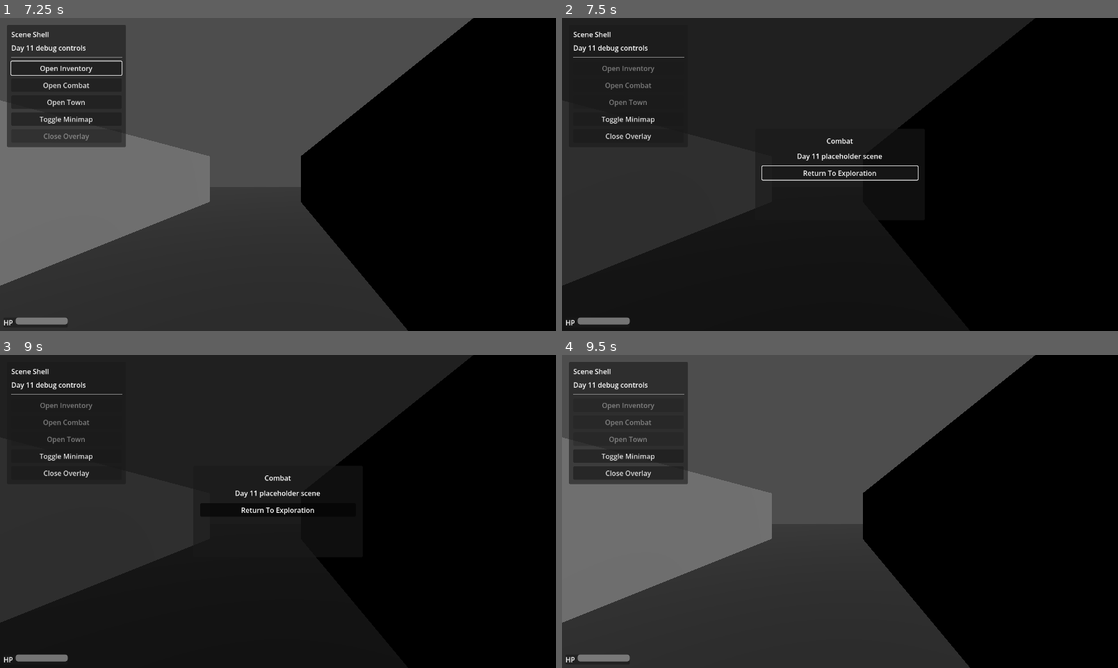
Above: before the commit, frames 1-4 (two rows, left to right).
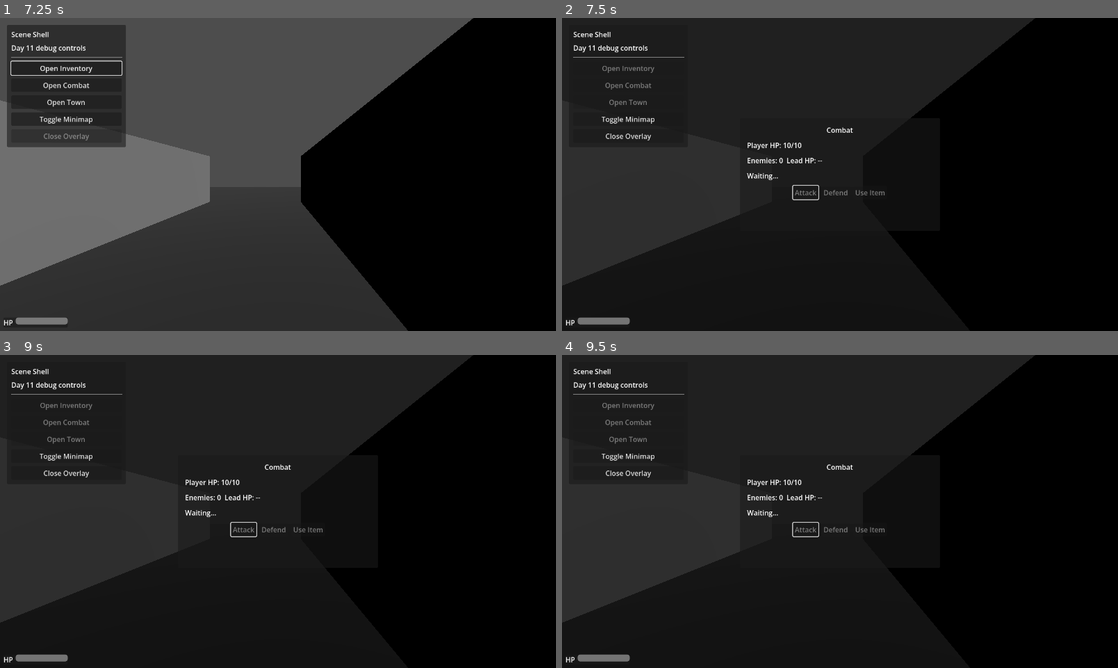
Above: after the commit, the same moments.

Repository: adamico/blobber-godot
Game: Godot game, scene res://scenes/title/title_screen.tscn
Two runs of this game, one before a commit and one after it. Both use one fixed random seed, a clock stepped at 60 frames per second and the inputs below.
Inputs (mouse positions are in pixels of both pictures, inside the frame that each line leads up to):
- Up to frame 1 (7.25 s): click "Start Game" at 0.5 s; click "Open Inventory" at 1.25 s; click "Return To Exploration" at 2 s; click "Toggle Minimap" at 2.75 s; tap Enter (ui_accept) at 3.5, 3.77, 4.25, 5, 5.75, 6.5, 6.77 s; move the mouse to (400, 158) at 3.52 s; hold D (move_right) 3.53-4.25 s; hold J (combat_attack) 3.53-4.25 s; click (400, 158) at 3.67 s; drag from (166, 190) to (250, 237) at 4.27 s; move the mouse to (333, 105) at 5.02 s; hold D (move_right) 5.03-5.75 s; hold L (combat_use_item) 5.03-5.75 s; drag from (250, 237) to (111, 127) at 5.77 s; move the mouse to (444, 221) at 6.52 s; hold A (move_left) from 6.53 s (still down); hold T (open_town) from 6.53 s (still down); tap Escape (close_overlay) at 7.15 s
- Up to frame 2 (7.5 s): release A (move_left) at 7.25 s; release T (open_town) at 7.25 s; click "Open Combat" at 7.25 s
- Up to frame 3 (9 s): drag from (111, 464) to (194, 433) at 8.02 s; move the mouse to (305, 511) at 8.77 s; hold S (move_back) from 8.78 s (still down); tap Alt at 8.85 s; click (305, 511) at 8.92 s
- Up to frame 4 (9.5 s): keep holding S (move_back)

Frame 1 is identical in both runs. In frame 2, 1.0% of the frame differs, in the area x 33-65%, y 34-59%; in frame 3, 0.8%; in frame 4, 57%, in the area x 0-86%, y 0-100%.

Commit message:
feat(combat): implement combat overlay with player and enemy stats, and action buttons

Diff:
--- /dev/null
+++ b/scenes/combat/combat_overlay.gd
@@ -0,0 +1,84 @@
+extends Control
+
+@onready var _player_hp_label: Label = $Center/Panel/Margin/VBox/PlayerHP
+@onready var _enemy_hp_label: Label = $Center/Panel/Margin/VBox/EnemyHP
+@onready var _status_label: Label = $Center/Panel/Margin/VBox/Status
+@onready var _btn_attack: Button = $Center/Panel/Margin/VBox/Actions/Attack
+@onready var _btn_defend: Button = $Center/Panel/Margin/VBox/Actions/Defend
+@onready var _btn_use_item: Button = $Center/Panel/Margin/VBox/Actions/UseItem
+
+var _world: Node
+
+
+func _ready() -> void:
+	_world = get_tree().current_scene
+	if _btn_attack != null and not _btn_attack.pressed.is_connected(_on_attack_pressed):
+		_btn_attack.pressed.connect(_on_attack_pressed)
+	if _btn_defend != null and not _btn_defend.pressed.is_connected(_on_defend_pressed):
+		_btn_defend.pressed.connect(_on_defend_pressed)
+	if _btn_use_item != null and not _btn_use_item.pressed.is_connected(_on_use_item_pressed):
+		_btn_use_item.pressed.connect(_on_use_item_pressed)
+
+	_refresh_view()
+
+
+func _process(_delta: float) -> void:
+	_refresh_view()
+
+
+func request_overlay_focus() -> void:
+	if _btn_attack != null:
+		_btn_attack.grab_focus()
+
+
+func _refresh_view() -> void:
+	if _world == null:
+		return
+
+	var player_stats: CharacterStats = null
+	if _world.has_method("get_player_stats"):
+		player_stats = _world.call("get_player_stats") as CharacterStats
+
+	if player_stats != null:
+		_player_hp_label.text = "Player HP: %d/%d" % [player_stats.health, player_stats.max_health]
+	else:
+		_player_hp_label.text = "Player HP: --"
+
+	var enemy_count := 0
+	var first_enemy_hp := "--"
+	if _world.has_method("get_enemies"):
+		var enemies := _world.call("get_enemies") as Array
+		for enemy in enemies:
+			if enemy == null or enemy.stats == null or enemy.stats.is_dead():
+				continue
+			enemy_count += 1
+			if first_enemy_hp == "--":
+				first_enemy_hp = "%d/%d" % [enemy.stats.health, enemy.stats.max_health]
+
+	_enemy_hp_label.text = "Enemies: %d  Lead HP: %s" % [enemy_count, first_enemy_hp]
+
+	var combat_active := false
+	if _world.has_method("is_combat_state_active"):
+		combat_active = bool(_world.call("is_combat_state_active"))
+
+	_btn_attack.disabled = not combat_active
+	_btn_defend.disabled = not combat_active
+	_btn_use_item.disabled = not combat_active
+	_status_label.text = "Choose an action" if combat_active else "Waiting..."
+
+
+func _on_attack_pressed() -> void:
+	_submit_intent(GridCommand.Type.ATTACK)
+
+
+func _on_defend_pressed() -> void:
+	_submit_intent(GridCommand.Type.DEFEND)
+
+
+func _on_use_item_pressed() -> void:
+	_submit_intent(GridCommand.Type.USE_ITEM)
+
+
+func _submit_intent(cmd: GridCommand.Type) -> void:
+	if _world != null and _world.has_method("submit_combat_intent"):
+		_world.call("submit_combat_intent", cmd)
--- a/scenes/combat/combat_placeholder.tscn
+++ b/scenes/combat/combat_placeholder.tscn
@@ -1,17 +1,15 @@
 [gd_scene format=3]
 
-[ext_resource type="Script" path="res://scenes/overlays/placeholder_overlay.gd" id="1"]
+[ext_resource type="Script" path="res://scenes/combat/combat_overlay.gd" id="1_61k2v"]
 
-[node name="CombatPlaceholder" type="Control"]
+[node name="CombatOverlay" type="Control"]
 layout_mode = 3
 anchors_preset = 15
 anchor_right = 1.0
 anchor_bottom = 1.0
 grow_horizontal = 2
 grow_vertical = 2
-script = ExtResource("1")
-overlay_title = "Combat"
-overlay_subtitle = "Day 11 placeholder scene"
+script = ExtResource("1_61k2v")
 
 [node name="Dimmer" type="ColorRect" parent="."]
 layout_mode = 1
@@ -32,7 +30,7 @@
 grow_vertical = 2
 
 [node name="Panel" type="PanelContainer" parent="Center"]
-custom_minimum_size = Vector2(390, 210)
+custom_minimum_size = Vector2(460, 260)
 layout_mode = 2
 
 [node name="Margin" type="MarginContainer" parent="Center/Panel"]
@@ -48,12 +46,34 @@
 
 [node name="Title" type="Label" parent="Center/Panel/Margin/VBox"]
 layout_mode = 2
+text = "Combat"
 horizontal_alignment = 1
 
-[node name="Subtitle" type="Label" parent="Center/Panel/Margin/VBox"]
+[node name="PlayerHP" type="Label" parent="Center/Panel/Margin/VBox"]
 layout_mode = 2
-horizontal_alignment = 1
+text = "Player HP: --"
 
-[node name="CloseButton" type="Button" parent="Center/Panel/Margin/VBox"]
+[node name="EnemyHP" type="Label" parent="Center/Panel/Margin/VBox"]
 layout_mode = 2
-text = "Return To Exploration"
+text = "Enemies: --"
+
+[node name="Status" type="Label" parent="Center/Panel/Margin/VBox"]
+layout_mode = 2
+text = "Choose an action"
+
+[node name="Actions" type="HBoxContainer" parent="Center/Panel/Margin/VBox"]
+layout_mode = 2
+theme_override_constants/separation = 8
+alignment = 1
+
+[node name="Attack" type="Button" parent="Center/Panel/Margin/VBox/Actions"]
+layout_mode = 2
+text = "Attack"
+
+[node name="Defend" type="Button" parent="Center/Panel/Margin/VBox/Actions"]
+layout_mode = 2
+text = "Defend"
+
+[node name="UseItem" type="Button" parent="Center/Panel/Margin/VBox/Actions"]
+layout_mode = 2
+text = "Use Item"
--- a/scenes/world/main.gd
+++ b/scenes/world/main.gd
@@ -176,11 +176,14 @@
 
 func start_combat() -> void:
 	_state_orchestrator.start_combat()
+	_policy_orchestrator.open_overlay(OVERLAY_COMBAT, true, true)
 	_turn_orchestrator.start_combat_round(get_enemies())
 
 
 func end_combat() -> void:
 	_state_orchestrator.end_combat()
+	if active_overlay_kind() == OVERLAY_COMBAT:
+		_overlay_module.close_overlay()
 
 
 func go_to_menu() -> void:
@@ -214,6 +217,7 @@
 			current_game_state(),
 			is_gameplay_state_active(),
 			is_combat_state_active(),
+			OVERLAY_COMBAT,
 			OVERLAY_VICTORY,
 			OVERLAY_DEFEAT,
 			GAME_STATE_GAMEOVER_FAILURE,
@@ -237,6 +241,16 @@
 	get_tree().change_scene_to_file(title_scene_path)
 
 
+func get_player_stats() -> CharacterStats:
+	if _player == null:
+		return null
+	return _player.stats
+
+
+func submit_combat_intent(cmd: GridCommand.Type) -> bool:
+	return _turn_orchestrator.submit_player_combat_intent(cmd)
+
+
 func _wire_end_conditions() -> void:
 	if _player == null or _player.movement_controller == null:
 		return
--- a/scenes/world/main.tscn
+++ b/scenes/world/main.tscn
@@ -39,49 +39,49 @@
 }
 metadata/_editor_floor_ = Vector3(0, 0, 0)
 
-[node name="OverlayModule" type="Node" parent="."]
+[node name="OverlayModule" type="Node" parent="." unique_id=2044801561]
 script = ExtResource("6_75n3u")
 
-[node name="SceneInitializerModule" type="Node" parent="."]
+[node name="SceneInitializerModule" type="Node" parent="." unique_id=1430462751]
 script = ExtResource("7_tk6wu")
 
-[node name="GridModule" type="Node" parent="."]
+[node name="GridModule" type="Node" parent="." unique_id=1945126429]
 script = ExtResource("8_aln2x")
 
-[node name="EncounterModule" type="Node" parent="."]
+[node name="EncounterModule" type="Node" parent="." unique_id=904532739]
 script = ExtResource("9_obv6f")
 
-[node name="RunOutcomeModule" type="Node" parent="."]
+[node name="RunOutcomeModule" type="Node" parent="." unique_id=1100726258]
 script = ExtResource("10_q8k5u")
 
-[node name="UIModule" type="Node" parent="."]
+[node name="UIModule" type="Node" parent="." unique_id=1447534636]
 script = ExtResource("11_jv3ce")
 
-[node name="StateOrchestrator" type="Node" parent="."]
+[node name="StateOrchestrator" type="Node" parent="." unique_id=1756513716]
 script = ExtResource("12_4j8kp")
 
-[node name="TurnOrchestrator" type="Node" parent="."]
+[node name="TurnOrchestrator" type="Node" parent="." unique_id=232148457]
 script = ExtResource("13_p7vna")
 
-[node name="CompositionOrchestrator" type="Node" parent="."]
+[node name="CompositionOrchestrator" type="Node" parent="." unique_id=162870882]
 script = ExtResource("14_wk2mb")
 
-[node name="PolicyOrchestrator" type="Node" parent="."]
+[node name="PolicyOrchestrator" type="Node" parent="." unique_id=1742826120]
 script = ExtResource("15_8m9uz")
 
-[node name="InputOrchestrator" type="Node" parent="."]
+[node name="InputOrchestrator" type="Node" parent="." unique_id=492702643]
 script = ExtResource("16_6f2hc")
 
-[node name="MovementOrchestrator" type="Node" parent="."]
+[node name="MovementOrchestrator" type="Node" parent="." unique_id=1321821013]
 script = ExtResource("17_4a2zs")
 
-[node name="ContextOrchestrator" type="Node" parent="."]
+[node name="ContextOrchestrator" type="Node" parent="." unique_id=934108474]
 script = ExtResource("18_9d4lw")
 
-[node name="EventBus" type="Node" parent="."]
+[node name="EventBus" type="Node" parent="." unique_id=1685434463]
 script = ExtResource("19_1n8yf")
 
-[node name="EventRouterOrchestrator" type="Node" parent="."]
+[node name="EventRouterOrchestrator" type="Node" parent="." unique_id=1166162658]
 script = ExtResource("20_v0w2m")
 
 [node name="OverlayLayer" type="CanvasLayer" parent="." unique_id=189560015]
--- a/scenes/world/modules/world_policy_orchestrator.gd
+++ b/scenes/world/modules/world_policy_orchestrator.gd
@@ -42,13 +42,14 @@
 		current_state: StringName,
 		is_gameplay_active: bool,
 		is_combat_active: bool,
+		overlay_combat: StringName,
 		overlay_victory: StringName,
 		overlay_defeat: StringName,
 		state_gameover_failure: StringName,
 		state_gameover_success: StringName) -> void:
 	if is_gameplay_active:
 		var current_overlay_kind := _overlay_module.active_overlay_kind()
-		if current_overlay_kind == overlay_victory or current_overlay_kind == overlay_defeat:
+		if current_overlay_kind == overlay_combat or current_overlay_kind == overlay_victory or current_overlay_kind == overlay_defeat:
 			close_overlay(false)
 		if not _overlay_module.has_active_overlay():
 			set_exploration_active(true)
--- a/tests/test_m2_enemy_presence.gd
+++ b/tests/test_m2_enemy_presence.gd
@@ -73,6 +73,7 @@
 	assert_true(player.execute_command(GridCommand.Type.TURN_RIGHT))
 	await _wait_until_not_busy(player)
 	assert_eq(world.current_game_state(), &"combat")
+	assert_eq(world.active_overlay_kind(), &"combat")
 
 
 func test_step_echo_enemy_ai_ticks_after_player_action() -> void:
@@ -114,6 +115,7 @@
 	await _wait_frames(1)
 
 	assert_eq(world.current_game_state(), &"gameplay")
+	assert_false(world.has_active_overlay())
 
 
 func test_combat_attack_can_kill_enemy_and_exit_combat() -> void:
@@ -135,12 +137,14 @@
 	assert_true(player.execute_command(GridCommand.Type.TURN_RIGHT))
 	await _wait_until_not_busy(player)
 	assert_eq(world.current_game_state(), &"combat")
+	assert_eq(world.active_overlay_kind(), &"combat")
 
 	_press_world_action(world, &"combat_attack")
 	await _wait_frames(1)
 
 	assert_true(enemy.stats.is_dead())
 	assert_eq(world.current_game_state(), &"gameplay")
+	assert_false(world.has_active_overlay())
 
 
 func test_combat_enemy_attack_can_kill_player_and_fail_run() -> void:
Not shown, added: scenes/combat/combat_overlay.gd.uid
Not shown: 2 places in scenes/world/main.tscn that only renumber resources
